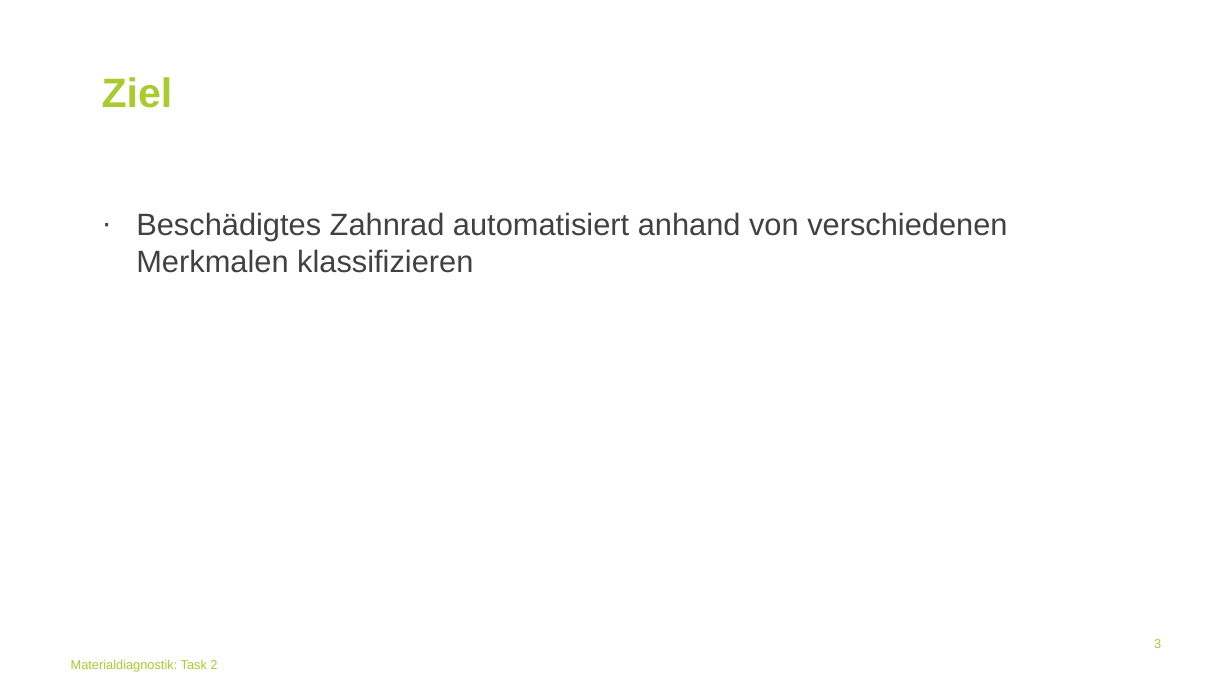
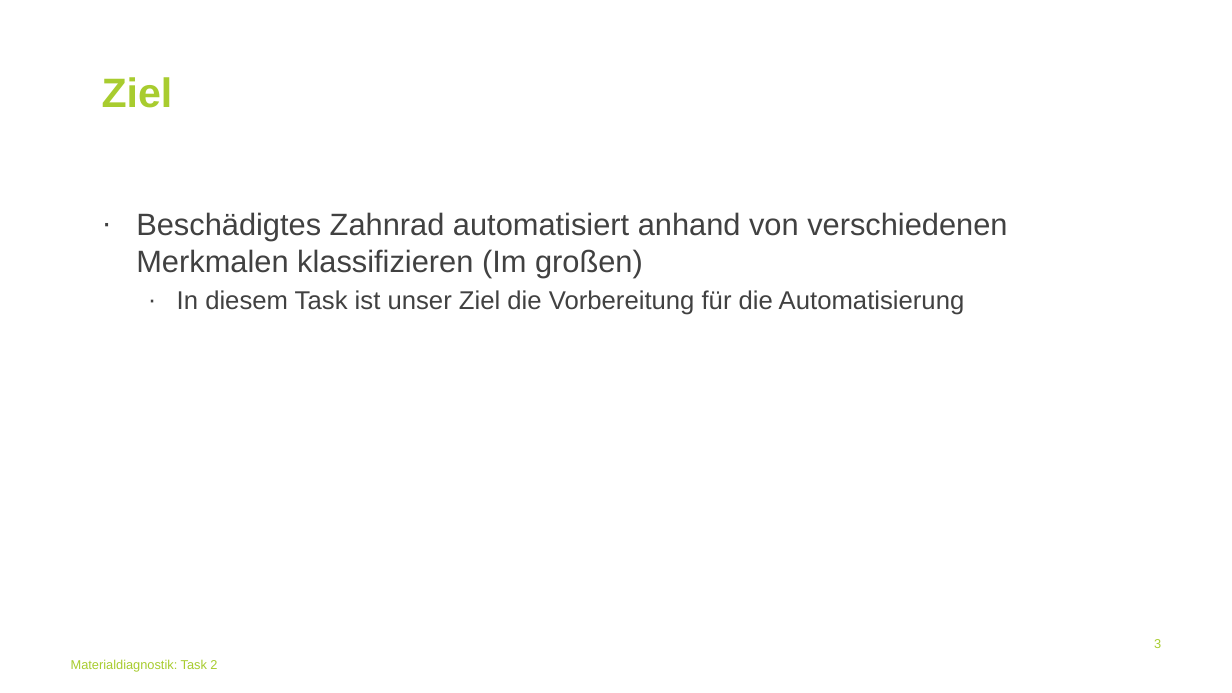
Before and after one commit to BGielczynski/AI_diagnostics, a slide deck: slide 3 of Task_2/Task2Powerpoint.pptx. Drawn at 1232x693 pixels with LibreOffice and Linux fonts; fonts in the diff are those of the drawing; background and template pictures are left out. Boxes give left, top, right and bottom in pixels: in the first picture for what was removed or moved away, otherwise in the second. Text is boxed around its words. In the diff, an @@ line names an element or a change of style, - is before the commit and + after.

```diff
--- a/Task_2/Task2Powerpoint.pptx
+++ b/Task_2/Task2Powerpoint.pptx
@@ text at box(136, 212, 1007, 315): text changed @@
-· Beschädigtes Zahnrad automatisiert anhand von verschiedenen Merkmalen klassifizieren
+· Beschädigtes Zahnrad automatisiert anhand von verschiedenen Merkmalen klassifizieren (Im großen)
+  · In diesem Task ist unser Ziel die Vorbereitung für die Automatisierung
```
Also in this commit, not shown: 4 other slides changed, 12 slides added, 4 slides removed.
